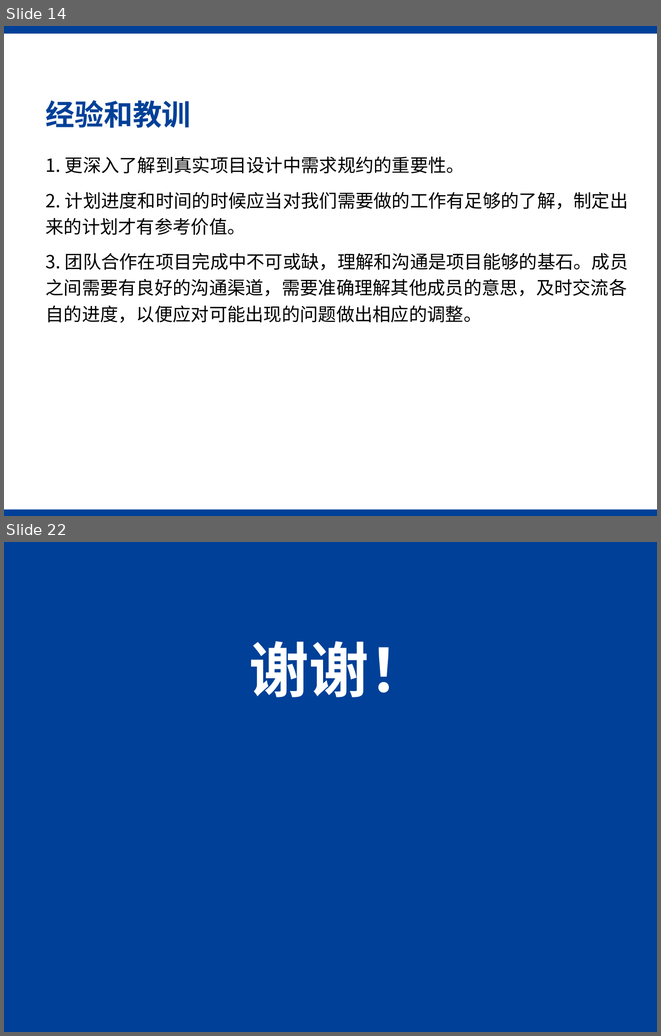
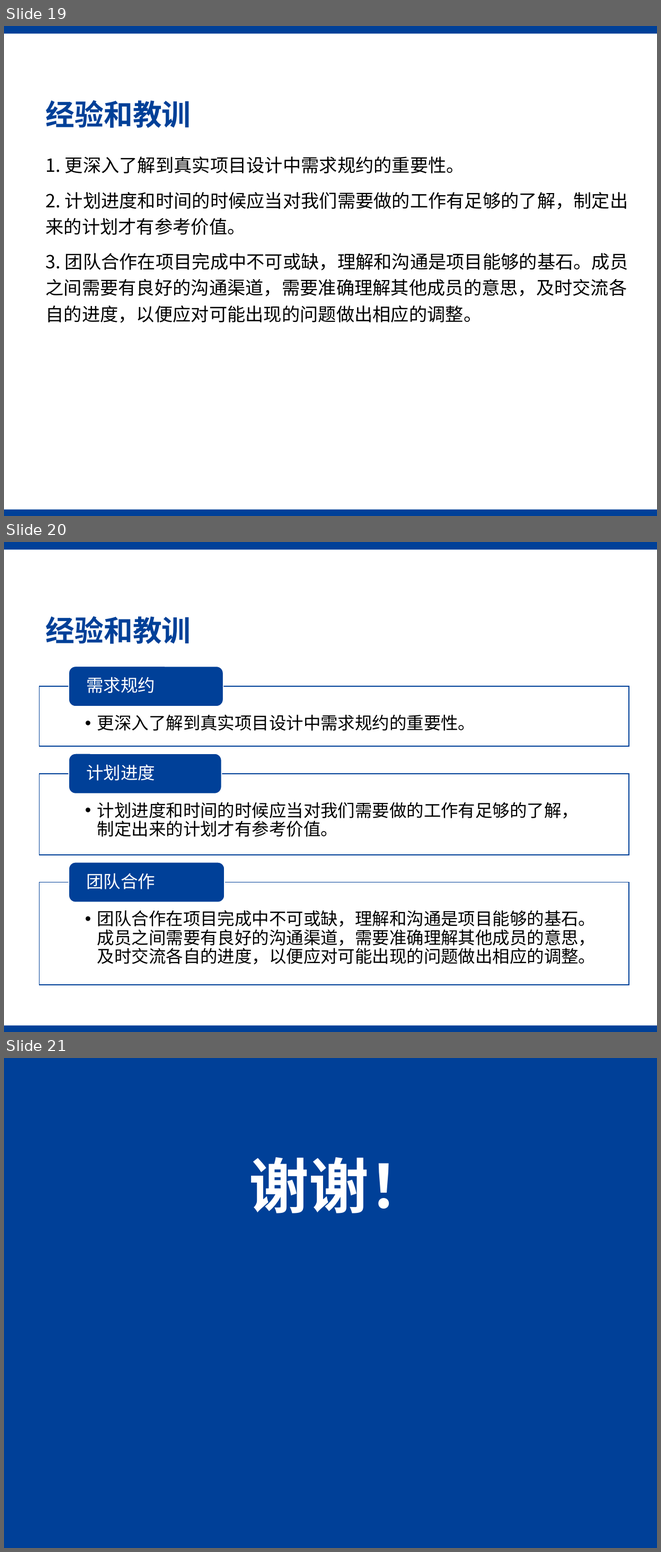
Before and after one commit to SJTU-SEP-21/SEP-21, a slide deck: UIPrototype/答辩ppt究极基础版本.pptx. Shown one above the other, each under a label of ours: slides 14 and 22 before the commit, slides 19, 20 and 21 after it; the slides between them are not shown. The pictures are 661x1036 and 661x1552 pixels, drawn with LibreOffice and Linux fonts; fonts in the diff are those of the drawing; background and template pictures are left out. Boxes give left, top, right and bottom in pixels: in the first picture for what was removed or moved away, otherwise in the second. Text is boxed around its words. In the diff, an @@ line names an element or a change of style, - is before the commit and + after.

```diff
--- a/UIPrototype/答辩ppt究极基础版本.pptx
+++ b/UIPrototype/答辩ppt究极基础版本.pptx
@@ slide 20 added at box(4, 542, 657, 1032), background #FFFFFF; not listed: 2 template elements that a slide beside it also shows @@
@@ title added at box(46, 616, 191, 644), 32 pt, text #004098, bold @@
+经验和教训
@@ group added at box(40, 666, 629, 985): 6 texts, 3 rectangles, 3 rounded rectangles @@
+  •• 更深入了解到真实项目设计中需求规约的重要性。
+需求规约
+  •• 计划进度和时间的时候应当对我们需要做的工作有足够的了解，制定出来的计划才有参考价值。
+计划进度
+  •• 团队合作在项目完成中不可或缺，理解和沟通是项目能够的基石。成员之间需要有良好的沟通渠道，需要准确理解其他成员的意思，及时交流各自的进度，以便应对可能出现的问题做出相应的调整。
+团队合作
@@ what was slide 14 is now slide 19 @@
@@ what was slide 22 is now slide 21 @@
```
Also in this commit, not shown: 7 slides changed, 3 other slides added, 5 slides removed.
